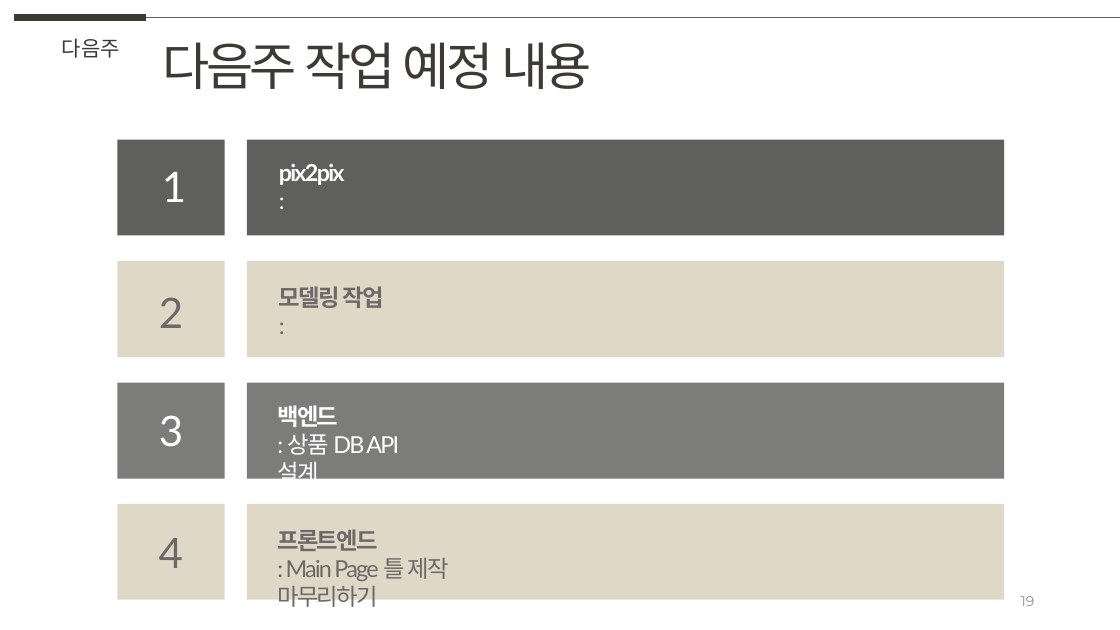
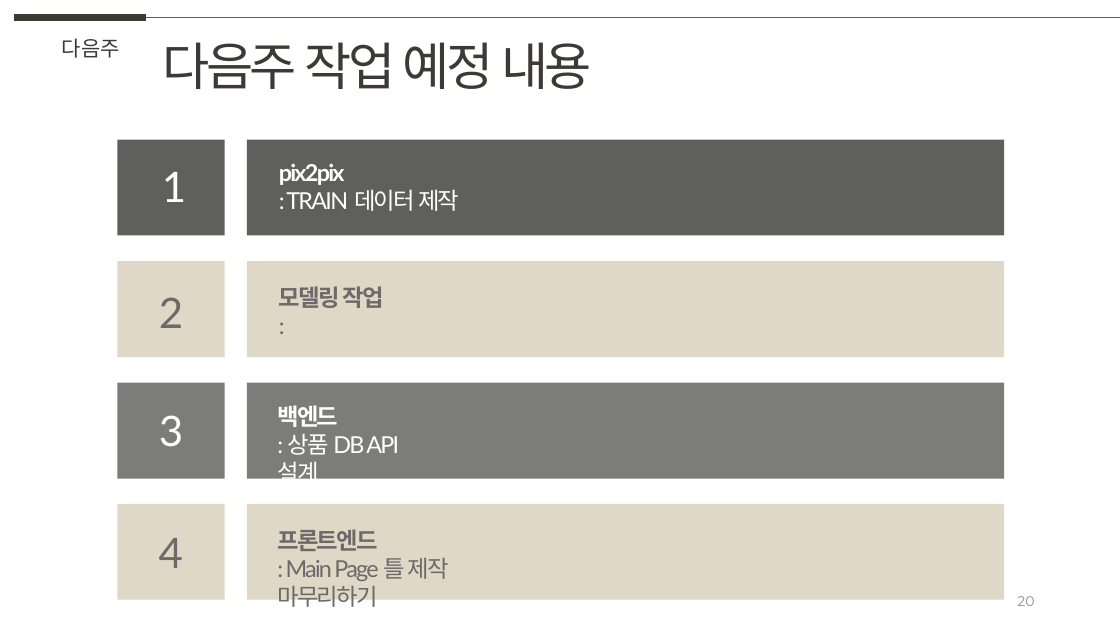
Before and after one commit to weaknessHero/Project_AvatarS, a slide deck: slide 20 of 발표자료/230323/PPT_230323.pptx (slide 19 before the commit). Drawn at 1120x630 pixels with LibreOffice and Linux fonts; fonts in the diff are those of the drawing. Boxes give left, top, right and bottom in pixels: in the first picture for what was removed or moved away, otherwise in the second. Text is boxed around its words. In the diff, an @@ line names an element or a change of style, - is before the commit and + after.

```diff
--- a/발표자료/230323/PPT_230323.pptx
+++ b/발표자료/230323/PPT_230323.pptx
@@ text at (286,189,459,211): text changed @@
-:
+: TRAIN 데이터 제작
@@ page number at (1017,596,1034,606): text changed @@
-19
+20
```
Also in this commit, not shown: 2 other slides changed, 1 slide added.
